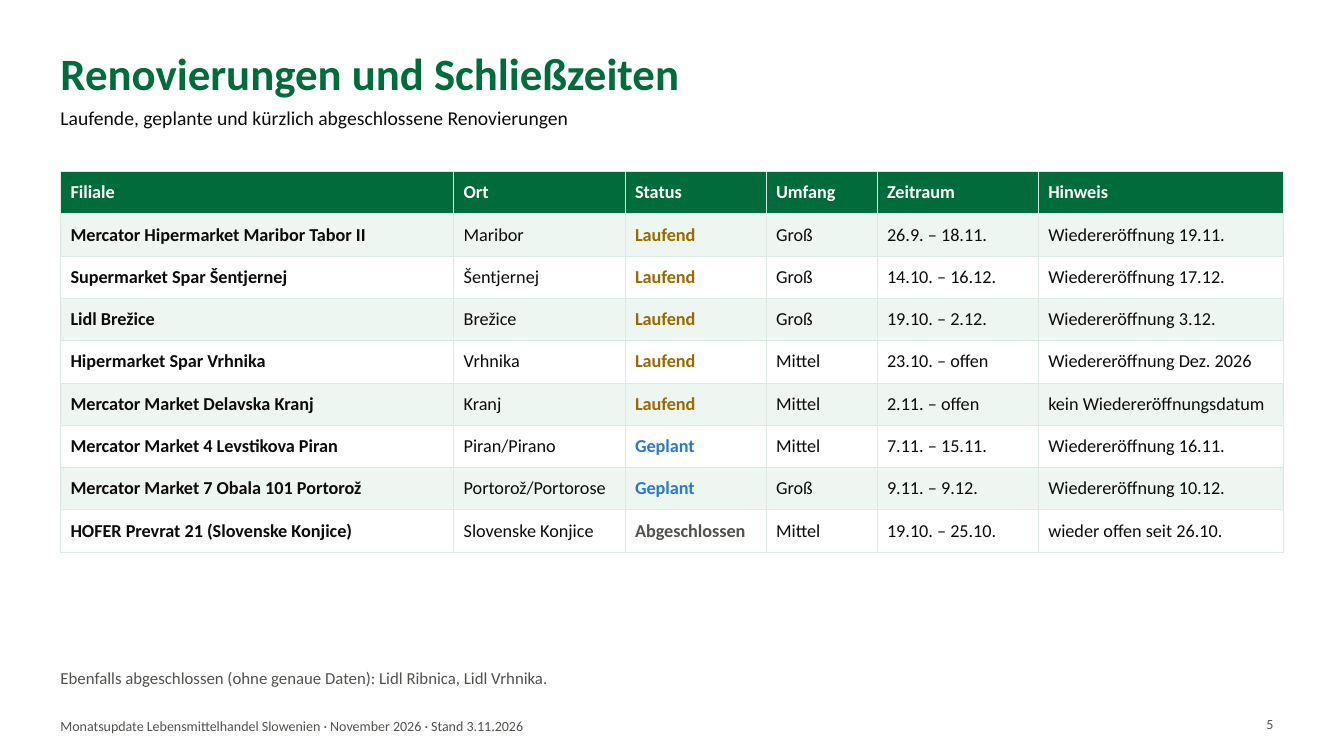
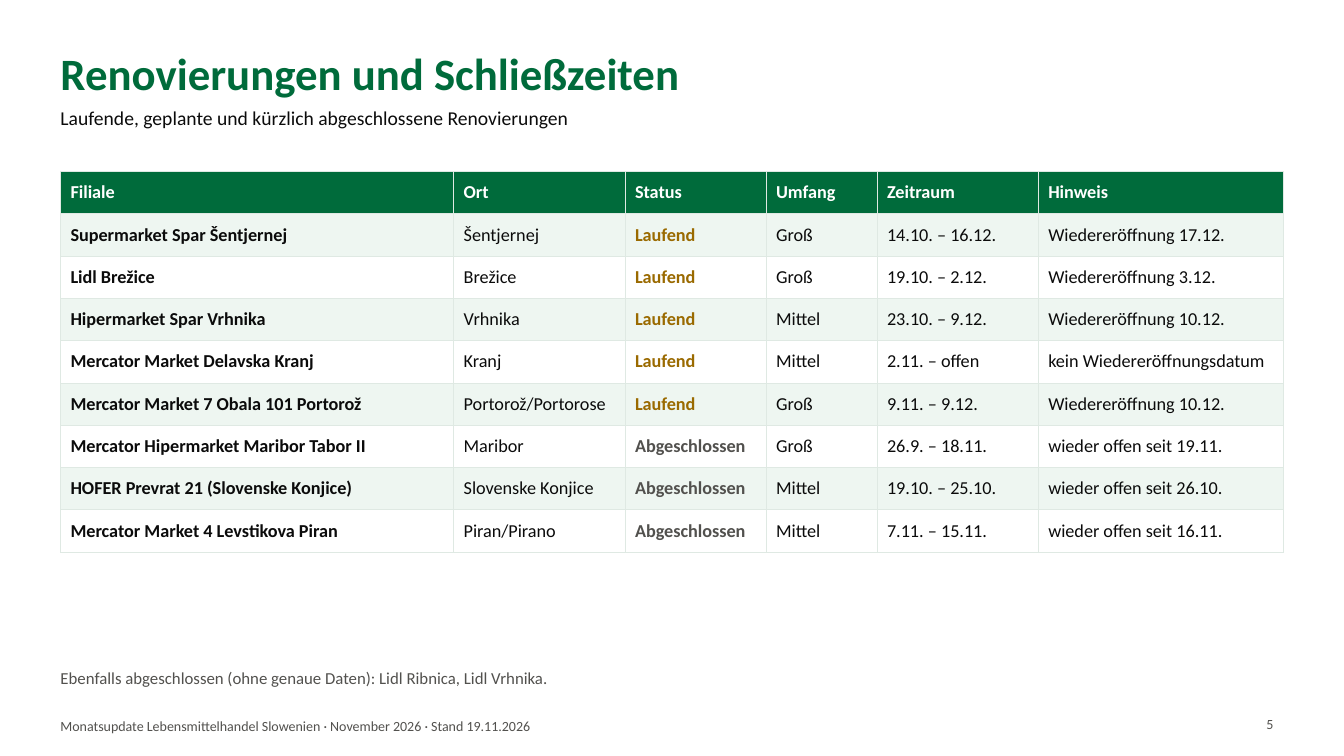
Before and after one commit to petersparnepremicnine-del/filialtracker-update, a slide deck: slide 5 of archiv/2026-11.pptx. Drawn at 1344x756 pixels with LibreOffice and Linux fonts; fonts in the diff are those of the drawing. Boxes give left, top, right and bottom in pixels: in the first picture for what was removed or moved away, otherwise in the second. Text is boxed around its words. In the diff, an @@ line names an element or a change of style, - is before the commit and + after.

```diff
--- a/archiv/2026-11.pptx
+++ b/archiv/2026-11.pptx
@@ table at box(60, 171, 1284, 544) @@
-row 2: Mercator Hipermarket Maribor Tabor II | Maribor | Laufend | Groß | 26.9. – 18.11. | Wiedereröffnung 19.11.
-row 4, column 5: 23.10. – offen
+row 4, column 5: 23.10. – 9.12.
-row 4, column 6: Wiedereröffnung Dez. 2026
+row 4, column 6: Wiedereröffnung 10.12.
-row 7: Mercator Market 4 Levstikova Piran | Piran/Pirano | Geplant | Mittel | 7.11. – 15.11. | Wiedereröffnung 16.11.
+row 6: Mercator Market 7 Obala 101 Portorož | Portorož/Portorose | Laufend | Groß | 9.11. – 9.12. | Wiedereröffnung 10.12.
-row 8: Mercator Market 7 Obala 101 Portorož | Portorož/Portorose | Geplant | Groß | 9.11. – 9.12. | Wiedereröffnung 10.12.
+row 7: Mercator Hipermarket Maribor Tabor II | Maribor | Abgeschlossen | Groß | 26.9. – 18.11. | wieder offen seit 19.11.
+row 9: Mercator Market 4 Levstikova Piran | Piran/Pirano | Abgeschlossen | Mittel | 7.11. – 15.11. | wieder offen seit 16.11.
@@ text at box(60, 721, 531, 734): text changed @@
-Monatsupdate Lebensmittelhandel Slowenien · November 2026 · Stand 3.11.2026
+Monatsupdate Lebensmittelhandel Slowenien · November 2026 · Stand 19.11.2026
```
Also in this commit, not shown: 7 other slides changed, 7 other files.
